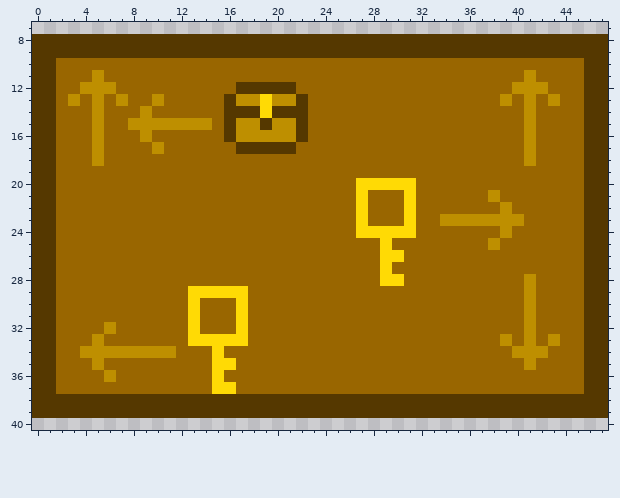
Pixel-art sprite: res/tiles/map.png. The picture above was drawn from the file before the commit.
The file is 48x48 pixels. Shown: x 0..47, y 7..40.
After:
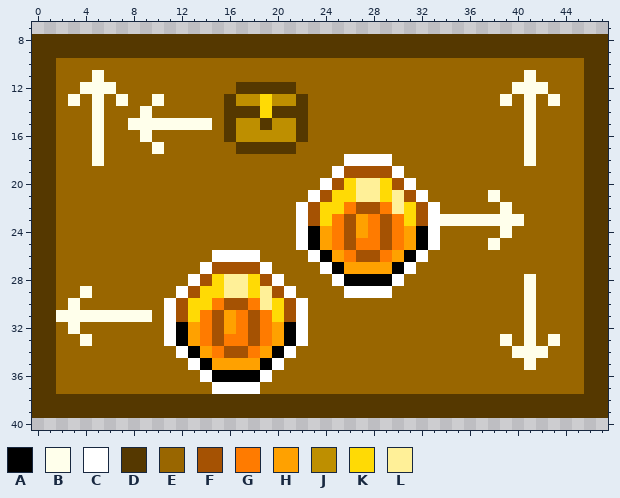
Palette (. is transparent): A #000000  B #ffffeb  C #ffffff  D #553800  E #996600  F #a55203  G #ff7b00  H #ffa100  J #be8f00  K #ffda05  L #fff098
What changed:
y 11: x 5 J -> B; x 41 J -> B
y 12: x 4..6 JJJ -> BBB; x 40..42 JJJ -> BBB
y 13: x 3 J -> B; x 5 J -> B; x 7 J -> B; x 10 J -> B; x 39 J -> B; x 41 J -> B; x 43 J -> B
y 14: x 5 J -> B; x 9 J -> B; x 41 J -> B
y 15: x 5 J -> B; x 8..14 JJJJJJJ -> BBBBBBB; x 41 J -> B
y 16: x 5 J -> B; x 9 J -> B; x 41 J -> B
y 17: x 5 J -> B; x 10 J -> B; x 41 J -> B
y 18: x 5 J -> B; x 26..29 EEEE -> CCCC; x 41 J -> B
y 19: x 25..30 EEEEEE -> CFFFFC
y 20: x 24..28 EEEKK -> CFKLL; x 30..31 KK -> FC
y 21: x 23..32 EEEEKEEEKE -> CFKKLLKLFC; x 38 J -> B
y 22: x 22..30 EEEEEKEEE -> CFKKGFFGL; x 32..33 EE -> FC; x 39 J -> B
y 23: x 22..30 EEEEEKEEE -> CFKGFHGFG; x 32..40 EEJJJJJJJ -> FCBBBBBBB
y 24: x 22..33 EEEEEKKKKKEE -> CAHGFHGFGHAC; x 39 J -> B
y 25: x 22..33 EEEEEEEKEEEE -> CAHGFGGFGHAC; x 38 J -> B
y 26: x 15..18 EEEE -> CCCC; x 23..32 EEEEEEKKEE -> CAHGFFGHAC
y 27: x 14..19 EEEEEE -> CFFFFC; x 24..31 EEEEEKEE -> CAHHHHAC
y 28: x 13..20 EEEEEEEE -> CFKLLKFC; x 25..30 EEEEKK -> CAAAAC; x 41 J -> B
y 29: x 4 E -> B; x 12..13 EK -> CF; x 16..21 KKEEEE -> LLKLFC; x 26..29 EEEE -> CCCC; x 41 J -> B
y 30: x 3 E -> B; x 11..12 EE -> CF; x 14..22 EEEKEEEEE -> KGFFGLKFC; x 41 J -> B
y 31: x 2..9 EEEEEEEE -> BBBBBBBB; x 11..12 EE -> CF; x 14..22 EEEKEEEEE -> GFHGFGKFC; x 41 J -> B
y 32: x 3 E -> B; x 6 J -> E; x 11..22 EEKEEEKEEEEE -> CAHGFHGFGHAC; x 41 J -> B
y 33: x 4..5 EJ -> BE; x 11..22 EEKKKKKEEEEE -> CAHGFGGFGHAC; x 39 J -> B; x 41 J -> B; x 43 J -> B
y 34: x 4..21 JJJJJJJJEEEKEEEEEE -> EEEEEEEECAHGFFGHAC; x 40..42 JJJ -> BBB
y 35: x 5 J -> E; x 13..20 EEKKEEEE -> CAHHHHAC; x 41 J -> B
y 36: x 6 J -> E; x 14..19 EKEEEE -> CAAAAC
y 37: x 15..18 KKEE -> CCCC
Pixel boxes of the changes (left, top, right, bottom) in both pictures:
changed: (56, 70, 560, 394)
